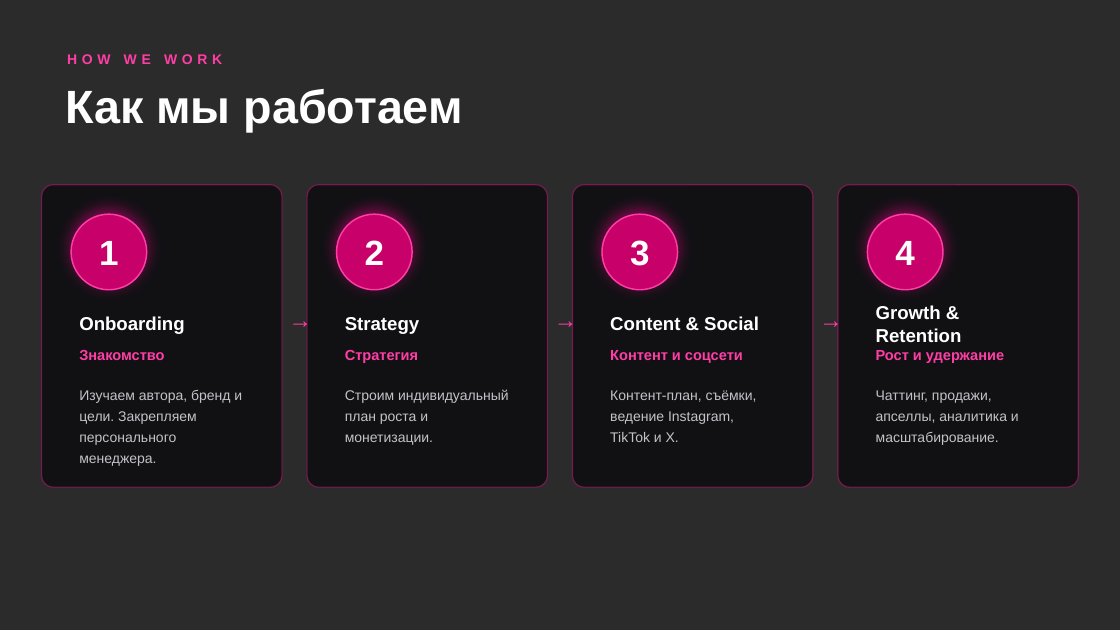
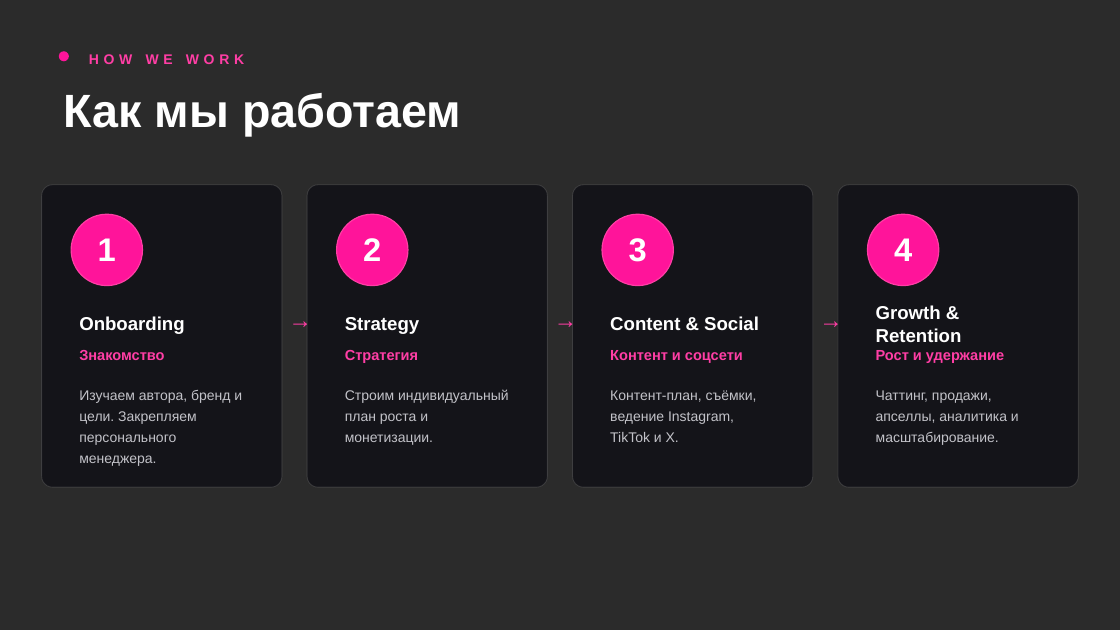
Before and after one commit to baxmand/dasdsjfoisdjfoisj.github.io, a slide deck: slide 6 of AS-Talent-Agency.pptx. Drawn at 1120x630 pixels with LibreOffice and Linux fonts; fonts in the diff are those of the drawing; background and template pictures are left out; a plain dark background stands for a picture behind light text. Boxes give left, top, right and bottom in pixels: in the first picture for what was removed or moved away, otherwise in the second. Text is boxed around its words. In the diff, an @@ line names an element or a change of style, - is before the commit and + after.

```diff
--- a/AS-Talent-Agency.pptx
+++ b/AS-Talent-Agency.pptx
@@ ellipse added at bbox=[59, 51, 69, 61], fill #FF149A @@
@@ text "HOW WE WORK": place and size @@
-text "HOW WE WORK" at bbox=[67, 54, 222, 64]
+text "HOW WE WORK" at bbox=[89, 54, 244, 64]
@@ text "Как мы работаем": place and size @@
-text "Как мы работаем" at bbox=[65, 89, 463, 132]
+text "Как мы работаем" at bbox=[64, 93, 461, 137]
@@ fill #111114 to #141419; outline #FF149A 1 pt to #FFFFFF 0.75 pt; proportions changed in 4 elements at bbox=[42, 185, 282, 487], bbox=[308, 185, 548, 487], bbox=[573, 185, 813, 487], bbox=[839, 185, 1079, 487] @@
@@ ellipse: place and size @@
-ellipse at bbox=[71, 214, 147, 290]
+ellipse at bbox=[71, 214, 143, 286]
@@ ellipse: place and size @@
-ellipse at bbox=[337, 214, 413, 290]
+ellipse at bbox=[337, 214, 408, 286]
@@ ellipse: place and size @@
-ellipse at bbox=[602, 214, 678, 290]
+ellipse at bbox=[602, 214, 674, 286]
@@ size 30 to 28 pt in 4 elements at bbox=[98, 238, 116, 261], bbox=[363, 238, 381, 261], bbox=[629, 238, 647, 262], bbox=[894, 238, 912, 261] @@
@@ fill #C8006A to #FF149A; outline #FF3EA5 1.25 pt to #FF3EA5 1 pt; shadow off in 4 elements at bbox=[71, 214, 143, 286], bbox=[337, 214, 408, 286], bbox=[602, 214, 674, 286], bbox=[868, 214, 939, 286] @@
@@ ellipse: place and size @@
-ellipse at bbox=[868, 214, 944, 290]
+ellipse at bbox=[868, 214, 939, 286]
```
Also in this commit, not shown: 7 other slides changed, 3 other files.
